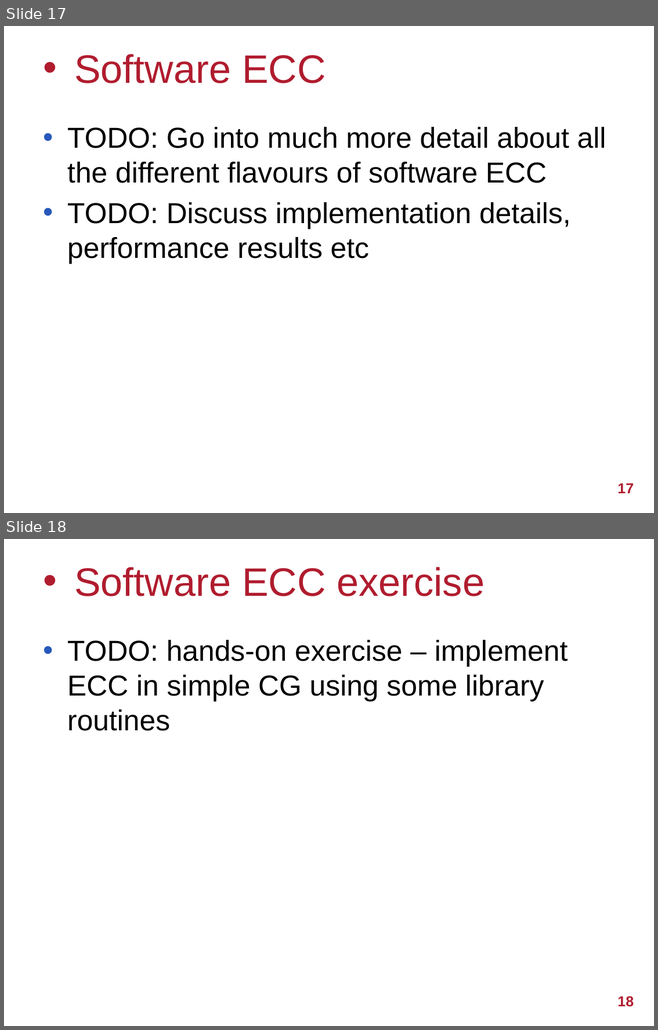
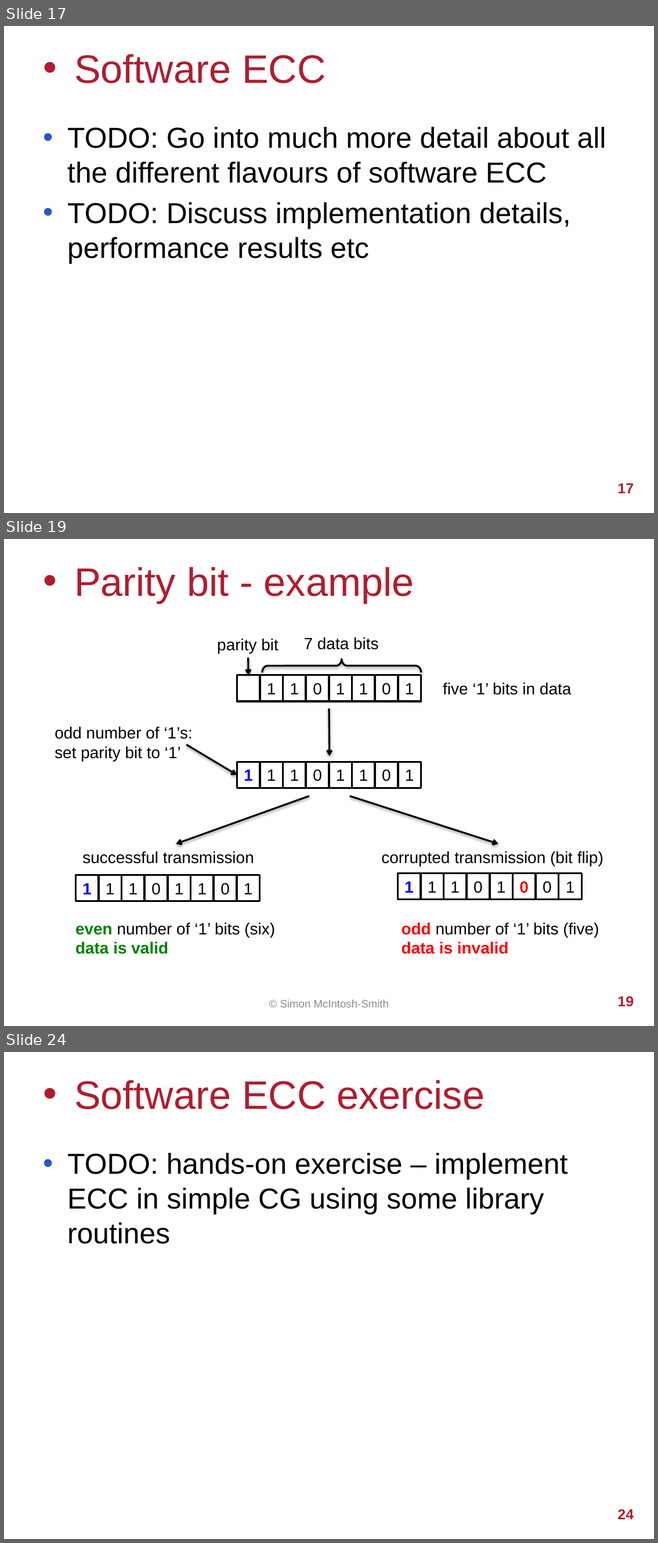
Before and after one commit to UoB-HPC/abft-training, a slide deck: abft-training.pptx. Shown one above the other, each under a label of ours: slides 17 and 18 before the commit, slides 17, 19 and 24 after it; the slides between them are not shown. The pictures are 658x1030 and 658x1543 pixels, drawn with LibreOffice and Linux fonts; fonts in the diff are those of the drawing; background and template pictures are left out. Boxes give left, top, right and bottom in pixels: in the first picture for what was removed or moved away, otherwise in the second. Text is boxed around its words. In the diff, an @@ line names an element or a change of style, - is before the commit and + after.

Commit message:
Add slides about parity bits

```diff
--- a/abft-training.pptx
+++ b/abft-training.pptx
@@ slide 19 added at (4, 539, 654, 1026), background #FFFFFF @@
@@ title added at (74, 567, 414, 603), 44 pt, text #B01C2E @@
+• Parity bit - example
@@ text added at (217, 638, 278, 654), 18 pt, text #000000 @@
+parity bit
@@ text added at (304, 637, 379, 650), 18 pt, text #000000 @@
+7 data bits
@@ arrow added from (248, 658) to (248, 675), #000000 2 pt @@
@@ left brace added at (262, 659, 420, 672), outline #000000 2 pt @@
@@ group added at (237, 675, 420, 701): 8 rectangles @@
+1
+1
+0
+1
+1
+0
+1
@@ text added at (442, 682, 571, 695), 18 pt, text #000000 @@
+five ‘1’ bits in data
@@ arrow added from (329, 708) to (329, 756), #000000 2 pt @@
@@ text added at (54, 726, 192, 761), 18 pt, text #000000 @@
+odd number of ‘1’s: set parity bit to ‘1’
@@ arrow added from (187, 745) to (237, 775), #000000 2 pt @@
@@ group added at (237, 762, 420, 788): 8 rectangles @@
+1
+1
+1
+0
+1
+1
+0
+1
@@ arrow added from (308, 797) to (176, 843), #000000 2 pt @@
@@ arrow added from (350, 797) to (498, 843), #000000 2 pt @@
@@ text added at (82, 851, 254, 864), 18 pt, text #000000 @@
+successful transmission
@@ text added at (381, 851, 603, 866), 18 pt, text #000000 @@
+corrupted transmission (bit flip)
@@ group added at (75, 875, 259, 901): 8 rectangles @@
+1
+1
+1
+0
+1
+1
+0
+1
@@ group added at (398, 874, 582, 900): 8 rectangles @@
+1
+1
+1
+0
+1
+0
+0
+1
@@ text added at (75, 922, 275, 954), 18 pt, text #000000 @@
+even number of ‘1’ bits (six) data is valid
@@ text added at (401, 922, 598, 954), 18 pt, text #000000 @@
+odd number of ‘1’ bits (five) data is invalid
@@ text added at (280, 1000, 389, 1008), 12 pt, text #8C8C8C @@
+© Simon McIntosh-Smith
@@ page number added at (617, 996, 633, 1007), 16 pt, text #B01C2E, bold @@
+19
@@ what was slide 18 is now slide 24 @@
@@ page number at (617, 1509, 633, 1519): text changed @@
-18
+24
```
Also in this commit, not shown: 5 other slides added, 1 other file.
